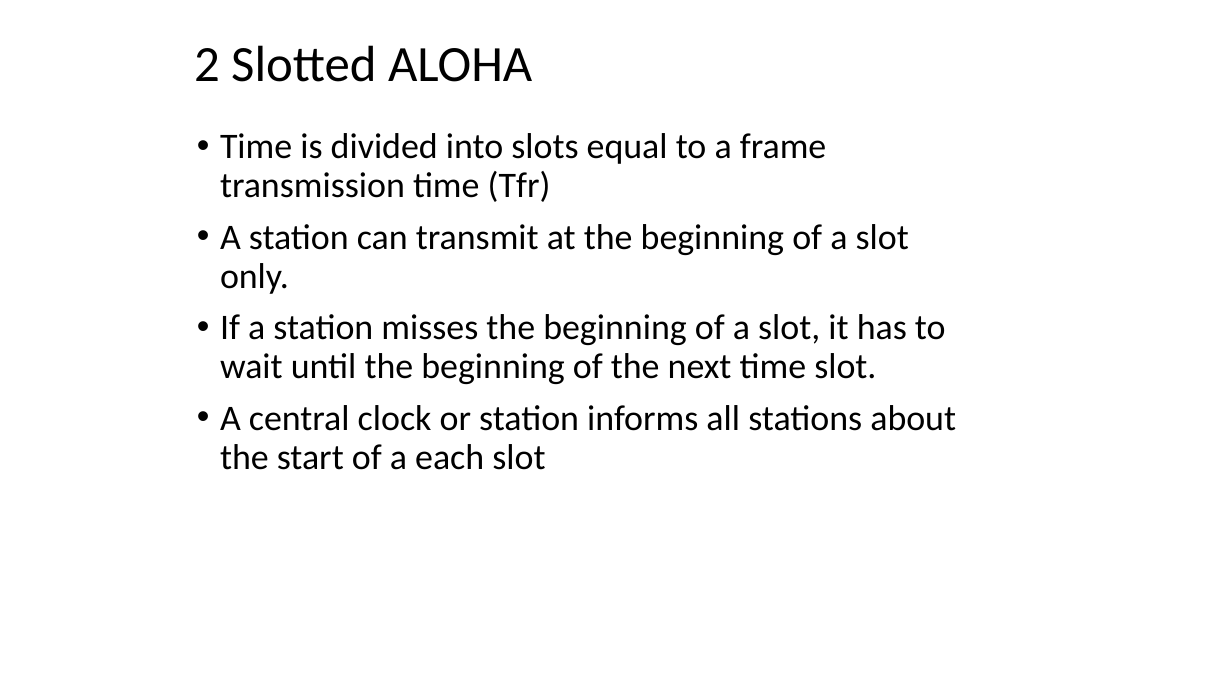
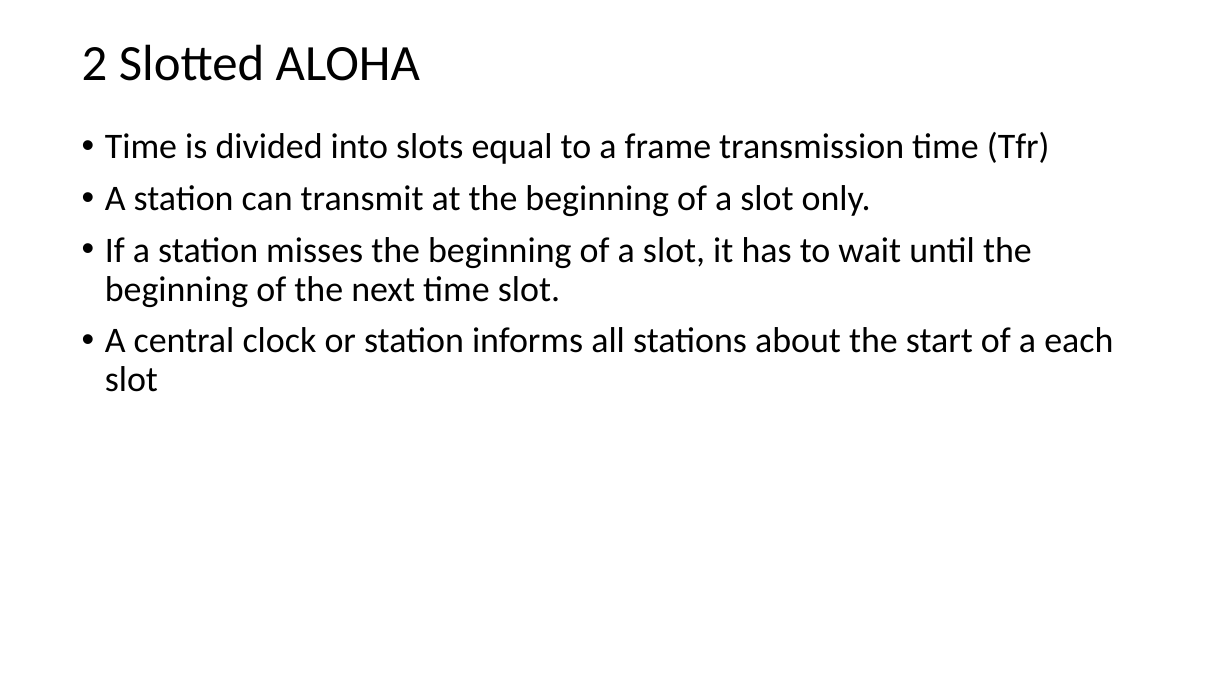
Before and after one commit to amelcharolinesgn2/DataNetCommunication, a slide deck: slide 14 of 6_8Network Communication_Multiple Access Control (MAC) Protocols.pptx. Drawn at 1232x693 pixels with LibreOffice and Linux fonts; fonts in the diff are those of the drawing. Boxes give left, top, right and bottom in pixels: in the first picture for what was removed or moved away, otherwise in the second. Text is boxed around its words. In the diff, an @@ line names an element or a change of style, - is before the commit and + after.

```diff
--- a/6_8Network Communication_Multiple Access Control (MAC) Protocols.pptx
+++ b/6_8Network Communication_Multiple Access Control (MAC) Protocols.pptx
@@ title "2 Slotted ALOHA": place and size @@
-title "2 Slotted ALOHA" at (194,45,532,82)
+title "2 Slotted ALOHA" at (82,44,420,81)
@@ text "Time is divided into slots ..." rewrapped from (220,133,956,470) to (105,132,1113,392) @@
```
Also in this commit, not shown: 31 other slides changed, 3 other files.
